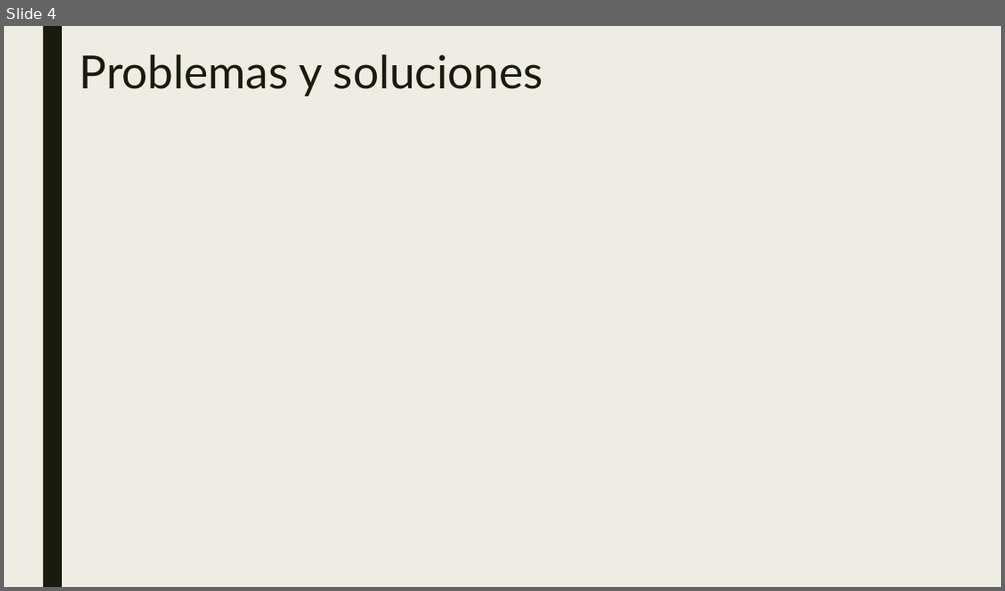
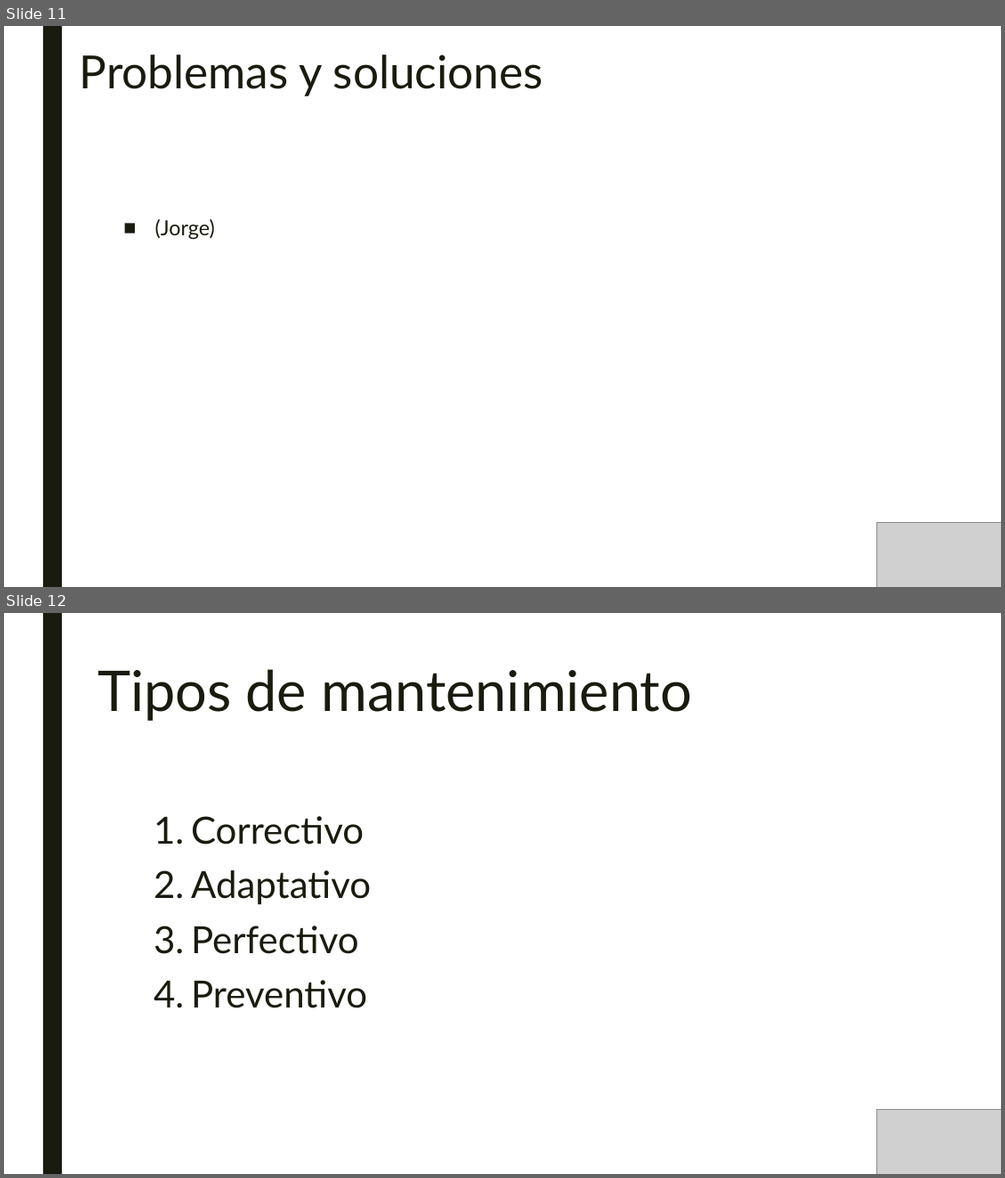
Before and after one commit to SombraJ/practicaAIS, a slide deck: Gestión de un proyecto Software.pptx. Shown one above the other, each under a label of ours: slide 4 before the commit, slides 11 and 12 after it. The pictures are 1005x591 and 1005x1178 pixels, drawn with LibreOffice and Linux fonts; fonts in the diff are those of the drawing; grey boxes stand for pictures. Boxes give left, top, right and bottom in pixels: in the first picture for what was removed or moved away, otherwise in the second. Text is boxed around its words. In the diff, an @@ line names an element or a change of style, - is before the commit and + after.

```diff
--- a/Gestión de un proyecto Software.pptx
+++ b/Gestión de un proyecto Software.pptx
@@ slide 12 added at (4,613,1001,1174), background #FFFFFF; not listed: 1 template element that a slide beside it also shows @@
@@ title added at (97,669,692,721), 54 pt, text #191B0E @@
+Tipos de mantenimiento
@@ text added at (191,816,371,1008), 36 pt, text #191B0E @@
+1. Correctivo
+2. Adaptativo
+3. Perfectivo
+4. Preventivo
@@ picture added at (877,1110,1001,1174) @@
@@ what was slide 4 is now slide 11 @@
@@ slide 11 changed as well @@
@@ background #EFEDE3 to #FFFFFF @@
@@ text added at (155,219,215,240), 20 pt, text #191B0E @@
+■ (Jorge)
@@ picture added at (877,523,1001,587) @@
```
Also in this commit, not shown: 3 other slides changed, 11 other slides added, 1 slide removed.
